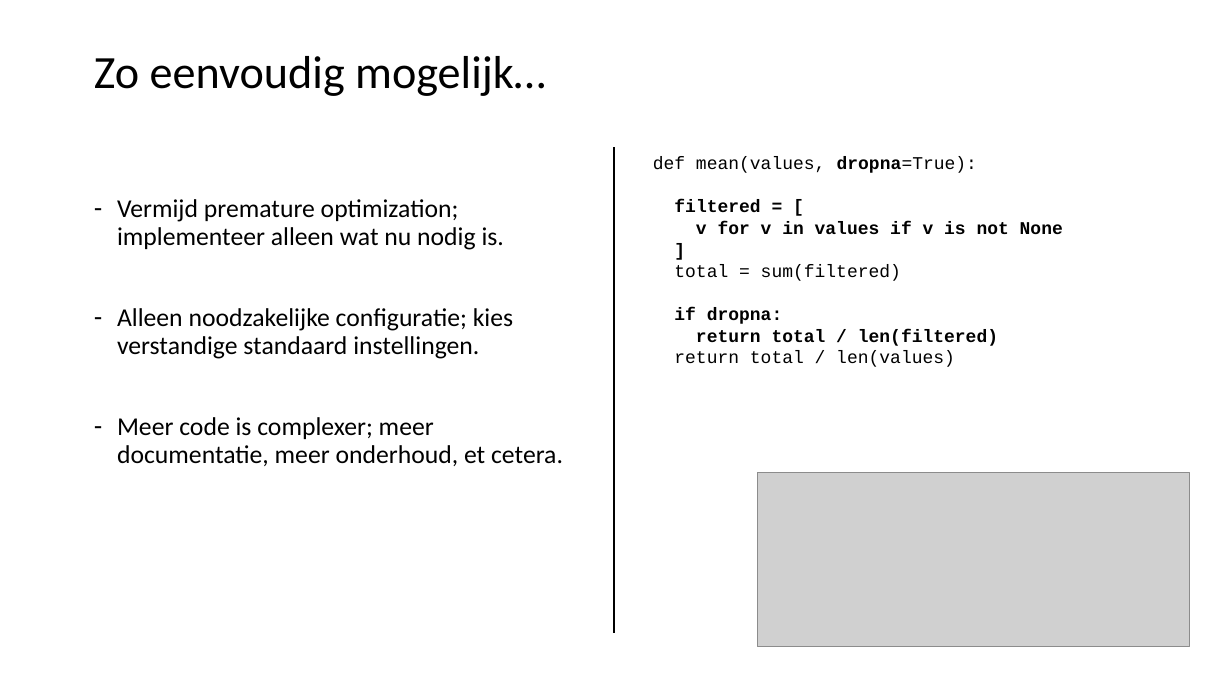
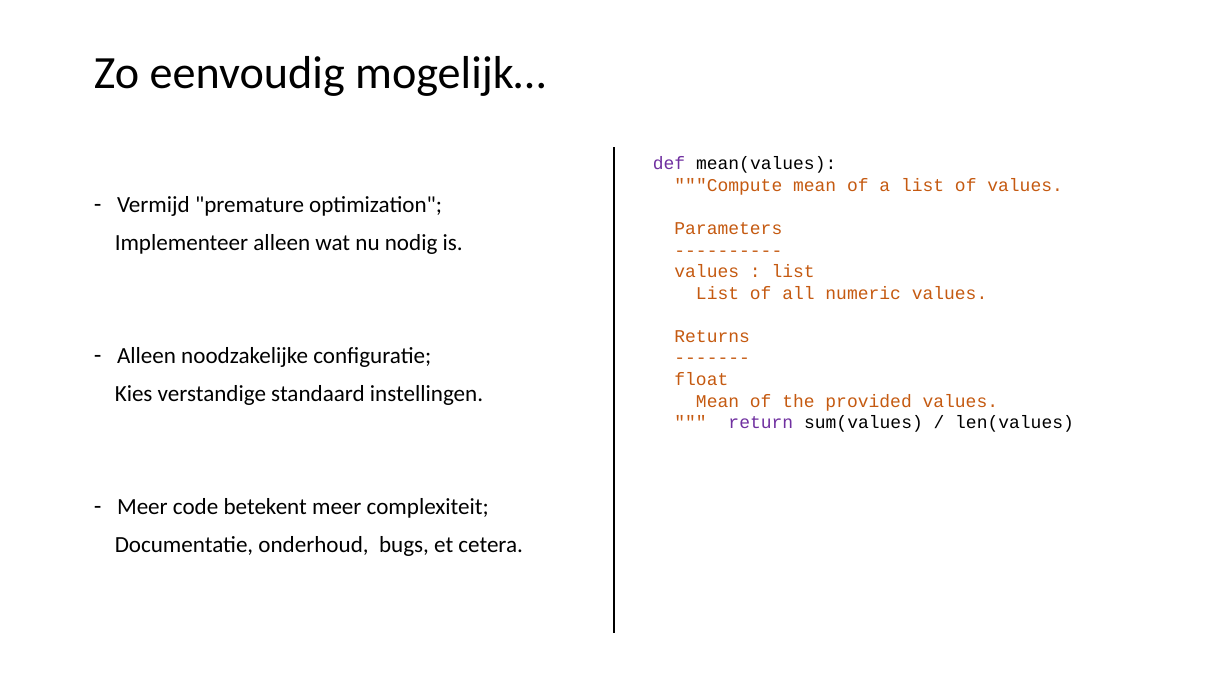
Before and after one commit to LFKoning/knowledge-sharing, a slide deck: slide 21 of python_course_4p/3_production_code/3_production_code.pptx (slide 19 before the commit). Drawn at 1232x693 pixels with LibreOffice and Linux fonts; fonts in the diff are those of the drawing; grey boxes stand for pictures. Boxes give left, top, right and bottom in pixels: in the first picture for what was removed or moved away, otherwise in the second. Text is boxed around its words. In the diff, an @@ line names an element or a change of style, - is before the commit and + after.

```diff
--- a/python_course_4p/3_production_code/3_production_code.pptx
+++ b/python_course_4p/3_production_code/3_production_code.pptx
@@ text at (653, 157, 1074, 432): text changed; text colour #000000 to #C55A11; bold off @@
-def mean(values, dropna=True):
-filtered = [
-v for v in values if v is not None
-]
-total = sum(filtered)
-if dropna:
-return total / len(filtered)
-return total / len(values)
+def mean(values):
+"""Compute mean of a list of values.
+Parameters
+----------
+values : list
+List of all numeric values.
+Returns
+-------
+float
+Mean of the provided values.
+""" return sum(values) / len(values)
@@ text at (115, 196, 523, 556): text changed; size 20 to 18 pt @@
-– Vermijd premature optimization; implementeer alleen wat nu nodig is.
-– Alleen noodzakelijke configuratie; kies verstandige standaard instellingen.
-– Meer code is complexer; meer documentatie, meer onderhoud, et cetera.
+– Vermijd "premature optimization";
+Implementeer alleen wat nu nodig is.
+– Alleen noodzakelijke configuratie;
+Kies verstandige standaard instellingen.
+– Meer code betekent meer complexiteit;
+Documentatie, onderhoud, bugs, et cetera.
@@ picture removed at (757, 472, 1189, 647) @@
```
Also in this commit, not shown: 35 other slides changed, 3 slides added, 3 slides removed, 26 other files.
